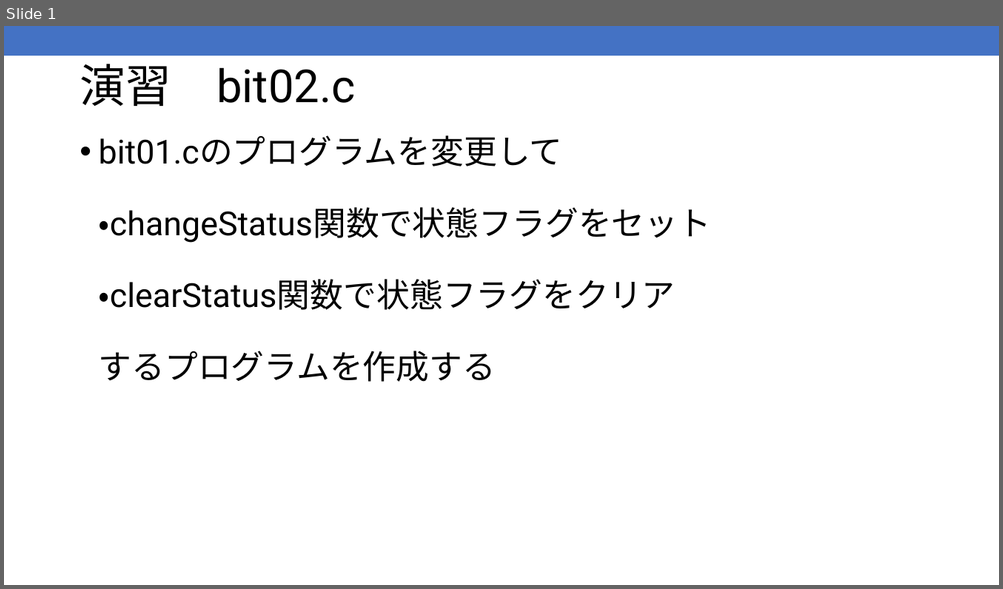
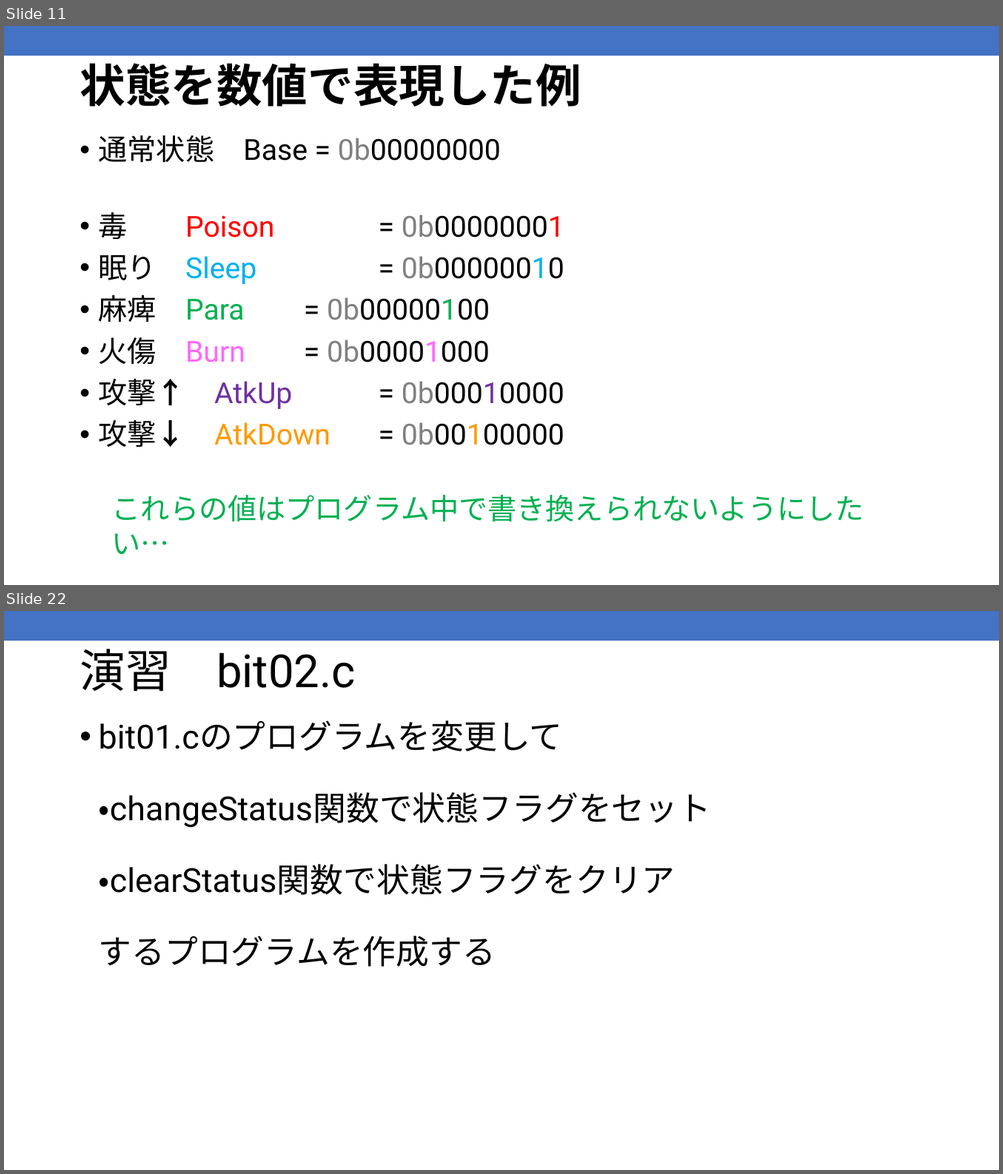
Before and after one commit to kic-murata/cpp2025, a slide deck: 授業資料/演習問題：ビット処理2025案.pptx. Shown one above the other, each under a label of ours: slide 1 before the commit, slides 11 and 22 after it; the slides between them are not shown. The pictures are 1003x589 and 1003x1174 pixels, drawn with LibreOffice and Linux fonts; fonts in the diff are those of the drawing. Boxes give left, top, right and bottom in pixels: in the first picture for what was removed or moved away, otherwise in the second. Text is boxed around its words. In the diff, an @@ line names an element or a change of style, - is before the commit and + after.

```diff
--- a/授業資料/演習問題：ビット処理2025案.pptx
+++ b/授業資料/演習問題：ビット処理2025案.pptx
@@ slide 11 added at box(4, 26, 999, 585), background #FFFFFF; not listed: 1 template element that a slide beside it also shows @@
@@ title added at box(79, 63, 581, 107), 44 pt, text #000000, bold @@
+状態を数値で表現した例
@@ text added at box(99, 136, 564, 447), 28 pt, text #000000 @@
+• 通常状態 Base = 0b00000000
+• 毒 Poison = 0b00000001
+• 眠り Sleep = 0b00000010
+• 麻痺 Para = 0b00000100
+• 火傷 Burn = 0b00001000
+• 攻撃↑ AtkUp = 0b00010000
+• 攻撃↓ AtkDown = 0b00100000
@@ text added at box(112, 495, 864, 523), 28 pt, text #00B050 @@
+これらの値はプログラム中で書き換えられないようにしたい…
@@ what was slide 1 is now slide 22 @@
```
Also in this commit, not shown: 1 slide changed, 20 other slides added, 2 other files.
